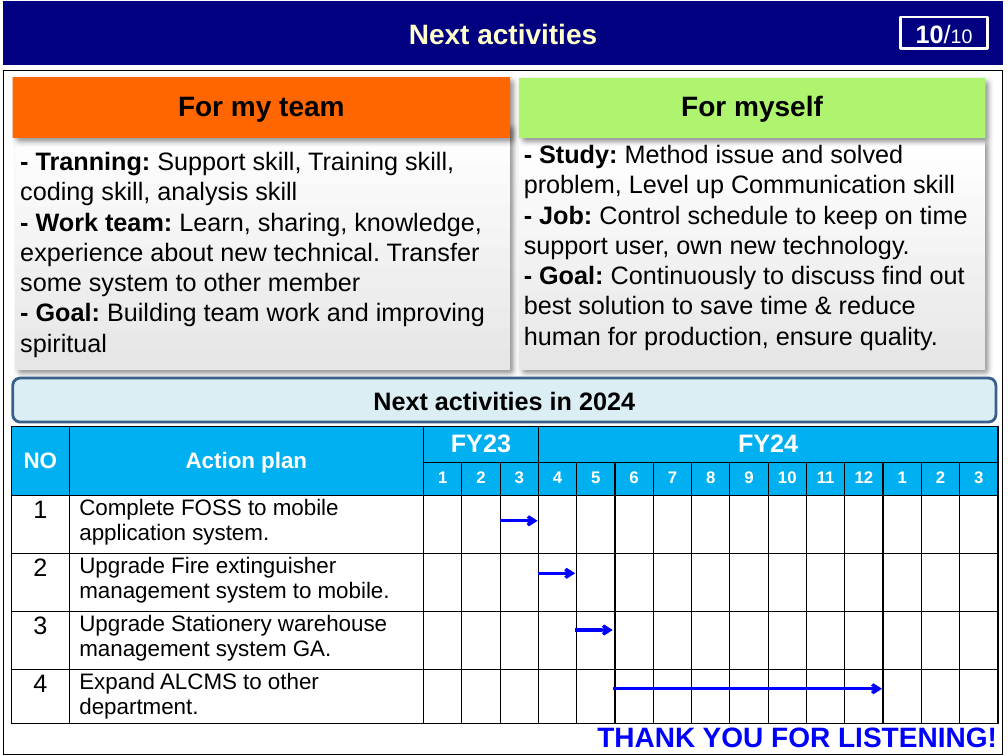
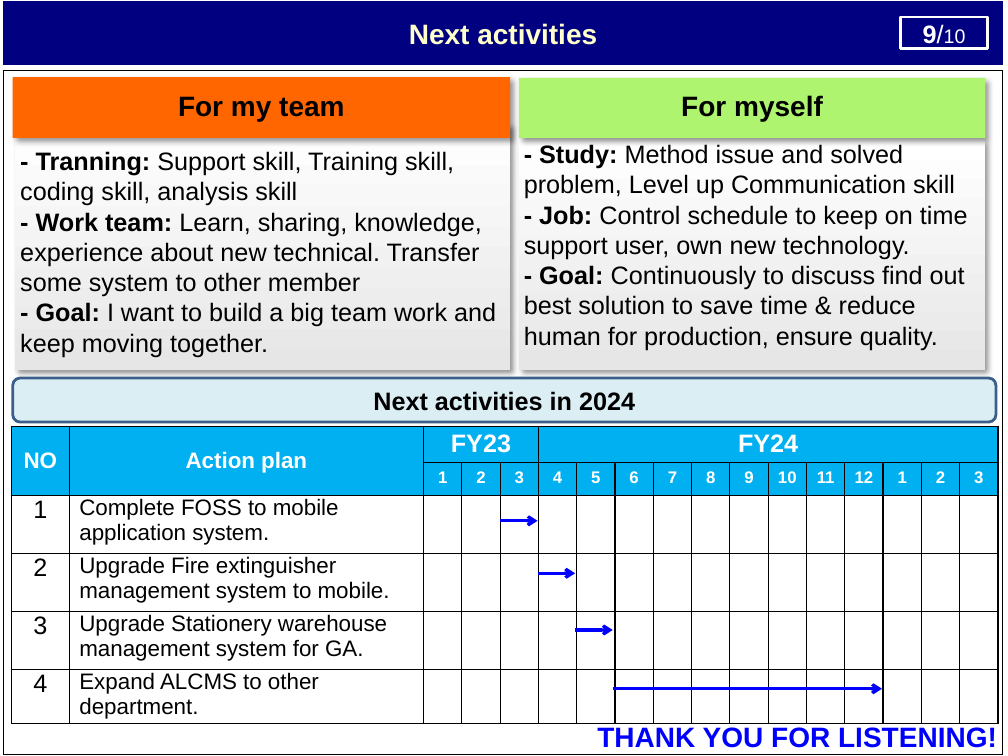
Before and after one commit to thietbicongnghevietnam/ReportPSNV, a slide deck: slide 10 of Report_test.pptx (slide 11 before the commit). Drawn at 1008x756 pixels with LibreOffice and Linux fonts; fonts in the diff are those of the drawing. Boxes give left, top, right and bottom in pixels: in the first picture for what was removed or moved away, otherwise in the second. Text is boxed around its words. In the diff, an @@ line names an element or a change of style, - is before the commit and + after.

Commit message:
15022024a

```diff
--- a/Report_test.pptx
+++ b/Report_test.pptx
@@ text in rectangle at <box>923,24,966,48</box>: text changed @@
-10/10
+9/10
@@ text in rectangle at <box>20,302,496,357</box>: text changed @@
-- Goal: Building team work and improving spiritual
+- Goal: I want to build a big team work and keep moving together.
@@ table at <box>11,426,997,723</box> @@
-row 5, column 2: Upgrade Stationery warehouse management system GA.
+row 5, column 2: Upgrade Stationery warehouse management system for GA.
```
Also in this commit, not shown: 5 other slides changed, 1 slide removed.
